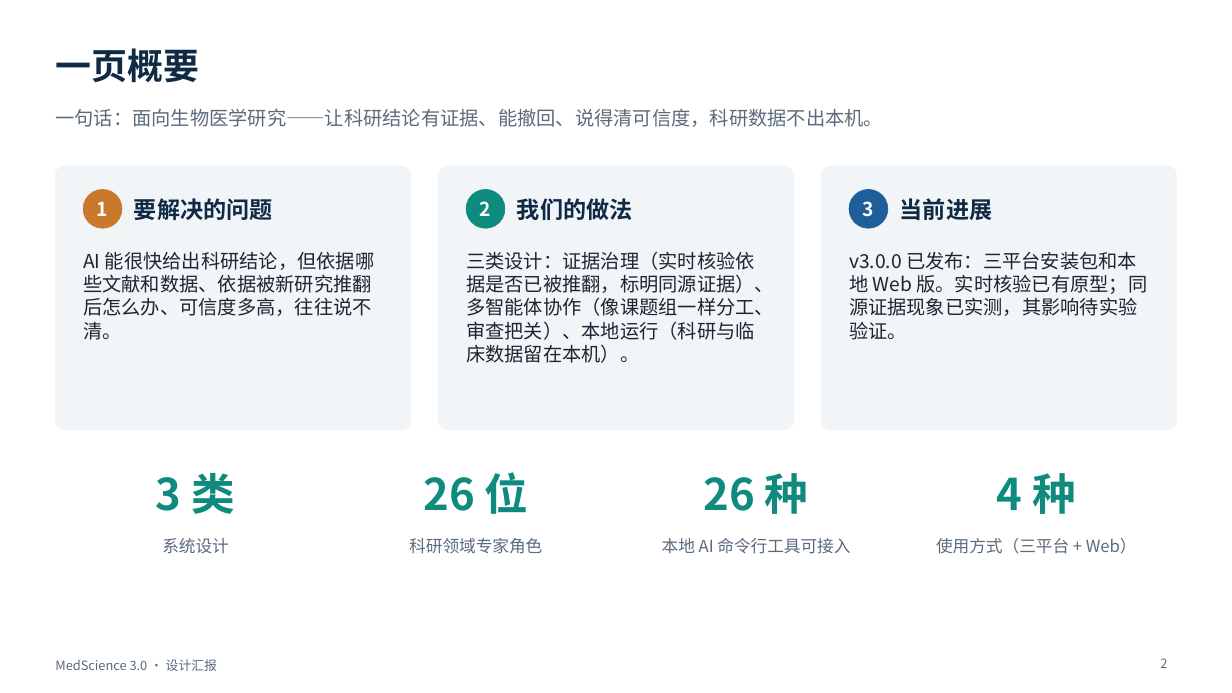
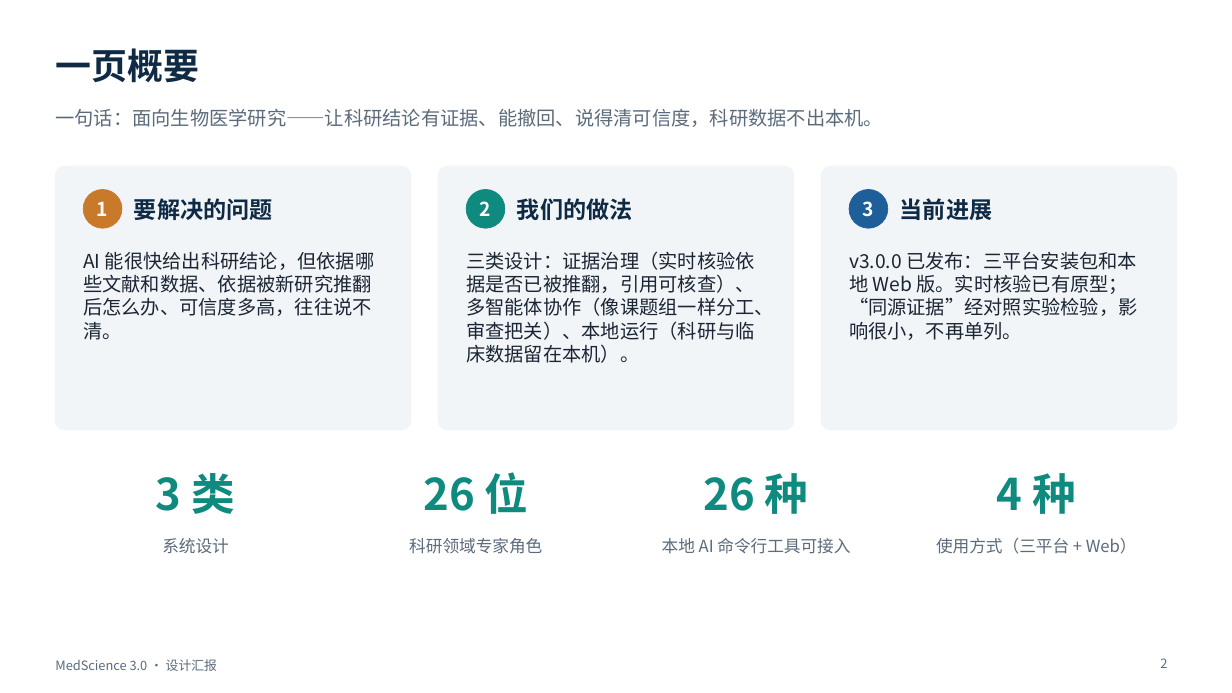
Before and after one commit to BenjaminDuo/MedScience, a slide deck: slide 2 of docs/presentation/MedScience-3.0-设计汇报.pptx. Drawn at 1232x693 pixels with LibreOffice and Linux fonts; fonts in the diff are those of the drawing. Boxes give left, top, right and bottom in pixels: in the first picture for what was removed or moved away, otherwise in the second. Text is boxed around its words. In the diff, an @@ line names an element or a change of style, - is before the commit and + after.

```diff
--- a/docs/presentation/MedScience-3.0-设计汇报.pptx
+++ b/docs/presentation/MedScience-3.0-设计汇报.pptx
@@ text at box(466, 251, 774, 363): text changed @@
-三类设计：证据治理（实时核验依据是否已被推翻，标明同源证据）、多智能体协作（像课题组一样分工、审查把关）、本地运行（科研与临床数据留在本机）。
+三类设计：证据治理（实时核验依据是否已被推翻，引用可核查）、多智能体协作（像课题组一样分工、审查把关）、本地运行（科研与临床数据留在本机）。
@@ text at box(849, 252, 1138, 340): text changed @@
-v3.0.0 已发布：三平台安装包和本地 Web 版。实时核验已有原型；同源证据现象已实测，其影响待实验验证。
+v3.0.0 已发布：三平台安装包和本地 Web 版。实时核验已有原型；“同源证据”经对照实验检验，影响很小，不再单列。
```
Also in this commit, not shown: 4 other slides changed, 1 slide added, 2 slides removed, 5 other files.
